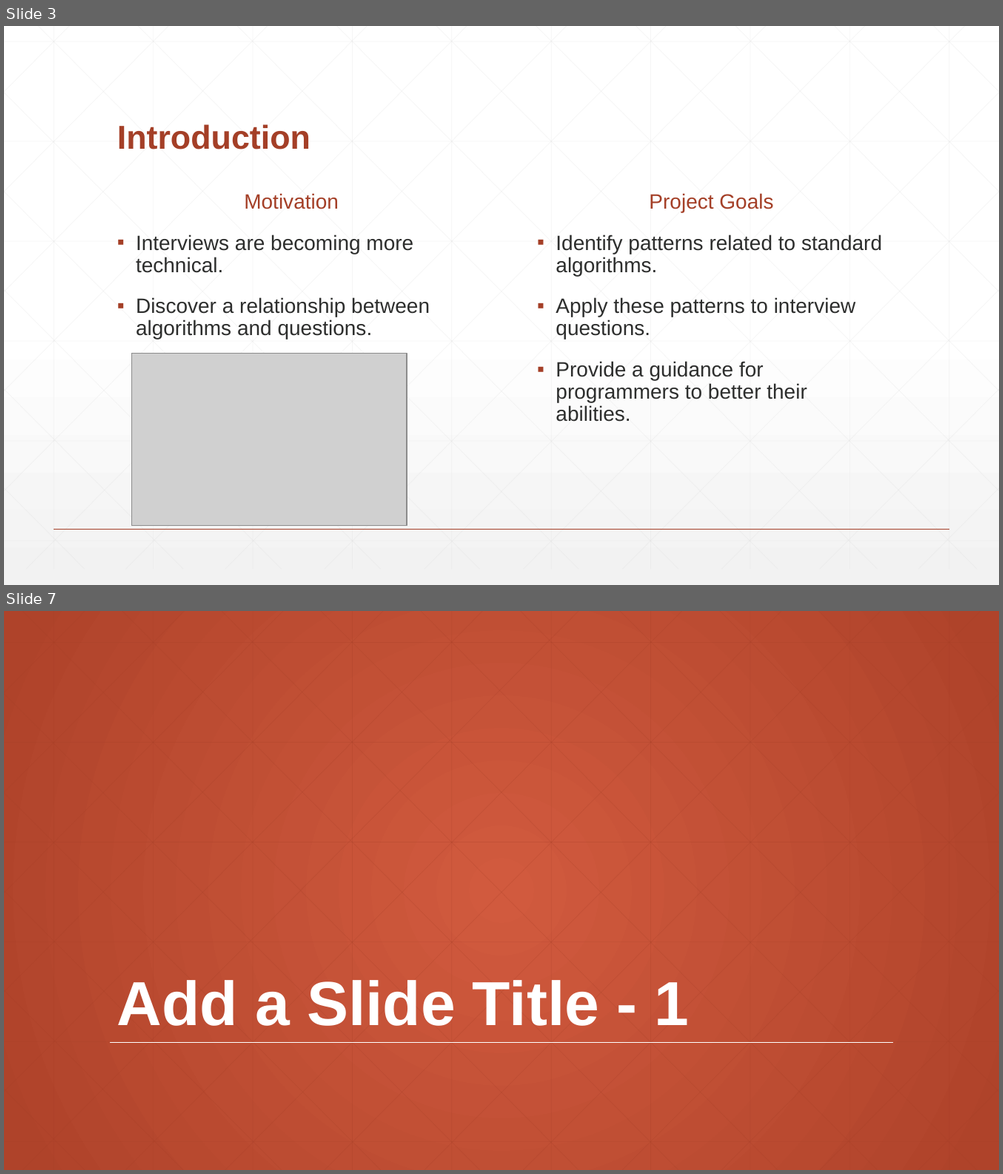
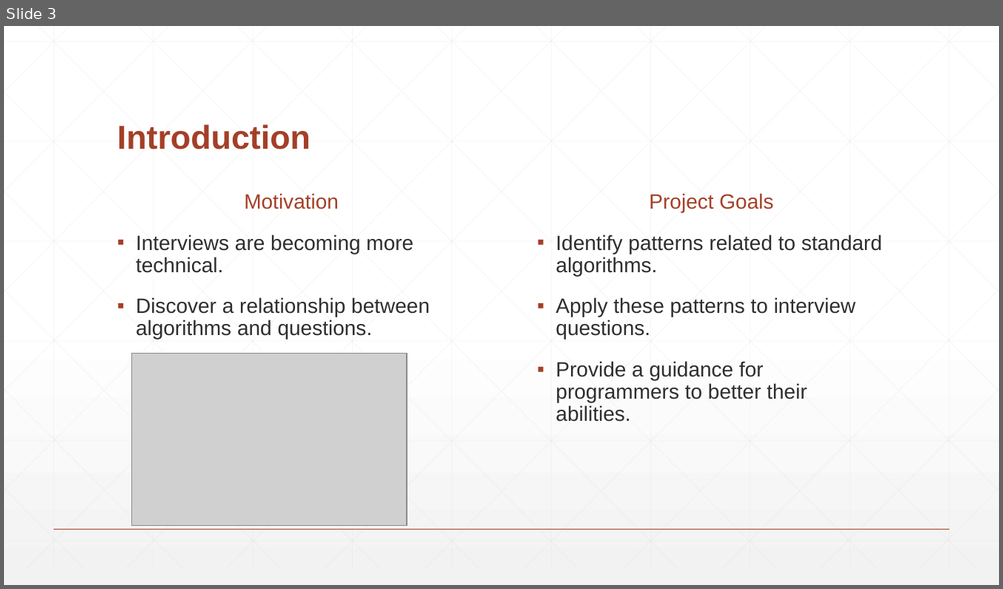
Before and after one commit to Demostroyer/interview-project, a slide deck: presentation/New Thesis Presentation.pptx. Shown one above the other, each under a label of ours: slides 3 and 7 before the commit, slide 3 after it; the slides between them are not shown. The pictures are 1003x1174 and 1003x589 pixels, drawn with LibreOffice and Linux fonts; fonts in the diff are those of the drawing; grey boxes stand for pictures. Boxes give left, top, right and bottom in pixels: in the first picture for what was removed or moved away, otherwise in the second. Text is boxed around its words. In the diff, an @@ line names an element or a change of style, - is before the commit and + after.

```diff
--- a/presentation/New Thesis Presentation.pptx
+++ b/presentation/New Thesis Presentation.pptx
@@ slide 7 removed at (4, 611, 999, 1170), background gradient #D15A3E to #AF432A @@
@@ title removed at (117, 980, 689, 1026) @@
-Add a Slide Title - 1
@@ line removed from (110, 1043) to (893, 1043) @@
@@ group removed at (4, 611, 999, 1170): 46 lines @@
```
Also in this commit, not shown: 5 slides changed, 4 slides added, 4 other slides removed.
